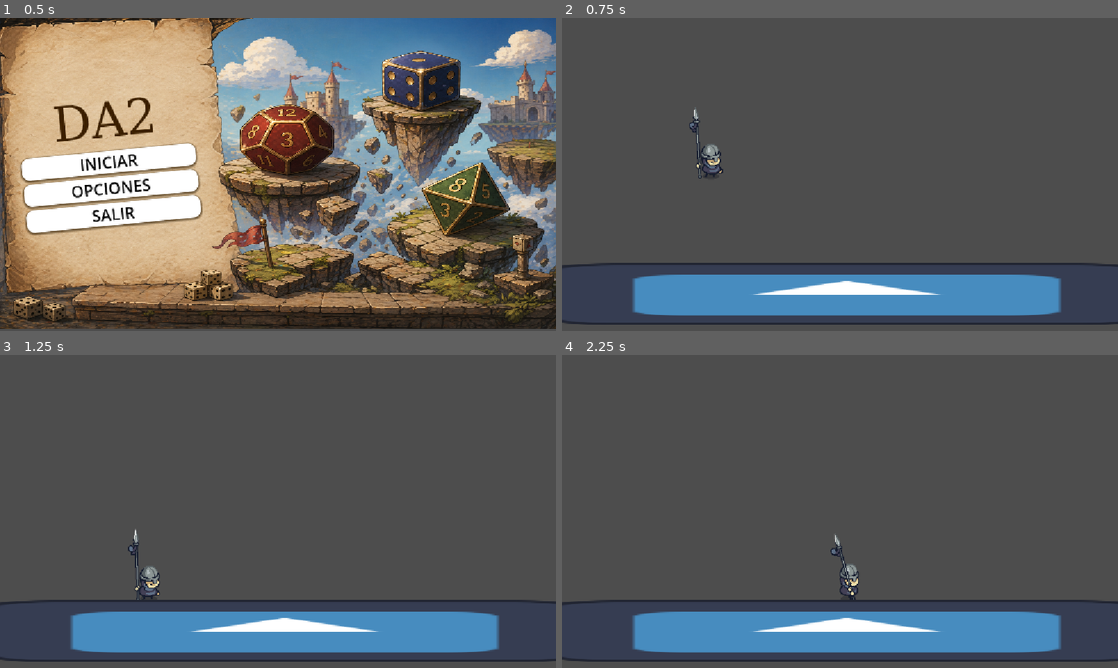
Above: before the commit, frames 1-4 (two rows, left to right).
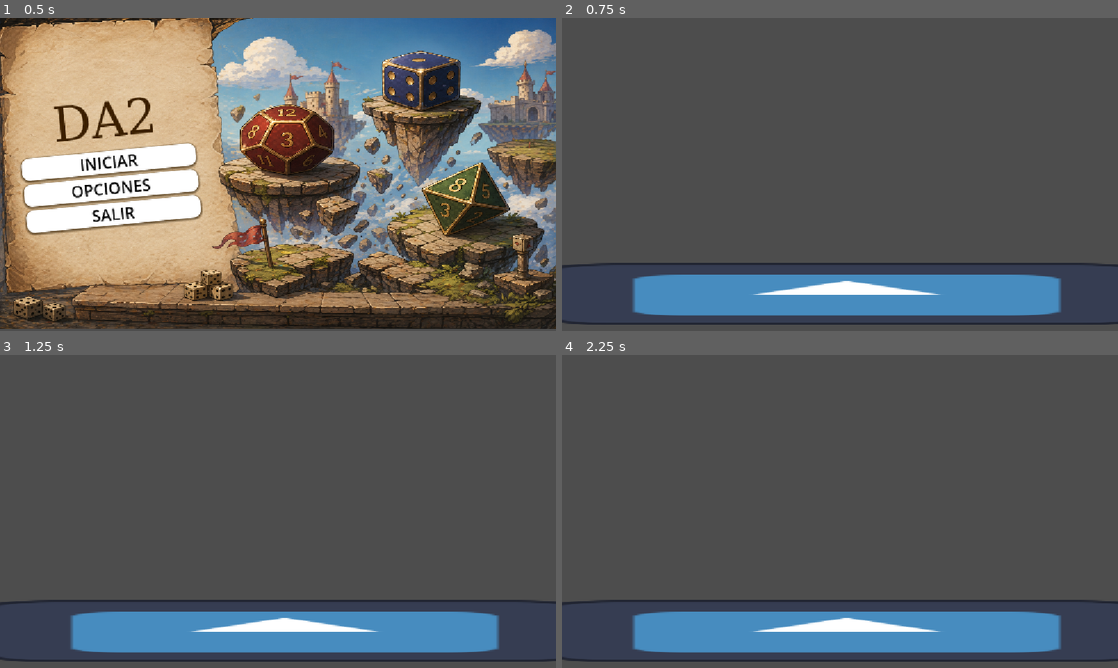
Above: after the commit, the same moments.

Repository: Pablo7776/Motores_Graficos
Game: Godot game, scene res://Escenas/menu_principal.tscn
The game is run twice, just before and just after one commit, with the same random seed, the same clock (stepped at 60 frames per second) and the same inputs. The engine's default icon, where the game draws it, is replaced by a stand-in: a white triangle on a blue panel in a dark square.
Inputs:
- Up to frame 1 (0.5 s): no input
- Up to frame 2 (0.75 s): click "INICIAR" at 0.5 s
- Up to frame 3 (1.25 s): no input
- Up to frame 4 (2.25 s): tap Enter (ui_accept) at 1.25, 1.52 s; hold Right (ui_right) from 1.28 s (still down)

Frame 1 is identical in both runs. In frame 2, 0.4% of the frame differs, in the area x 22-29%, y 28-52%; in frame 3, 0.4%, in the area x 23-29%, y 55-79%; in frame 4, 0.4%.
Error after the commit: Invalid access to property or key 'iniciar' on a base object of type 'null instance'. (res://Scripts/gestor_de_turnos.gd:14)

Commit message:
Incorporación del Menú

Diff:
--- a/da-2-zafarrancho/juego/main.tscn
+++ b/da-2-zafarrancho/juego/main.tscn
@@ -3,12 +3,16 @@
 [ext_resource type="Script" uid="uid://bd8vekjx3u65n" path="res://juego/main.gd" id="1_itpfl"]
 [ext_resource type="PackedScene" uid="uid://canl8j7cm4psw" path="res://modulos/personajes/personaje_base.tscn" id="2_5h5rq"]
 [ext_resource type="PackedScene" uid="uid://cjx5m6v6e4cab" path="res://modulos/escenario/escenario.tscn" id="3_wpyno"]
+[ext_resource type="PackedScene" uid="uid://dnvdn8e7tarvj" path="res://Escenas/gestor_de_turnos.tscn" id="4_wpyno"]
 
 [node name="Main" type="Node2D" unique_id=2115022120]
 script = ExtResource("1_itpfl")
 
 [node name="PersonajeBase" parent="." unique_id=992633112 instance=ExtResource("2_5h5rq")]
+visible = false
 position = Vector2(309, 284)
 
 [node name="Escenario" parent="." unique_id=1811008819 instance=ExtResource("3_wpyno")]
 position = Vector2(590, 572)
+
+[node name="GestorDeTurnos" parent="." unique_id=32084317 instance=ExtResource("4_wpyno")]
--- a/da-2-zafarrancho/project.godot
+++ b/da-2-zafarrancho/project.godot
@@ -27,6 +27,10 @@
 
 window/stretch/mode="canvas_items"
 
+[dotnet]
+
+project/assembly_name="Da2_zafarrancho"
+
 [physics]
 
 3d/physics_engine="Jolt Physics"
